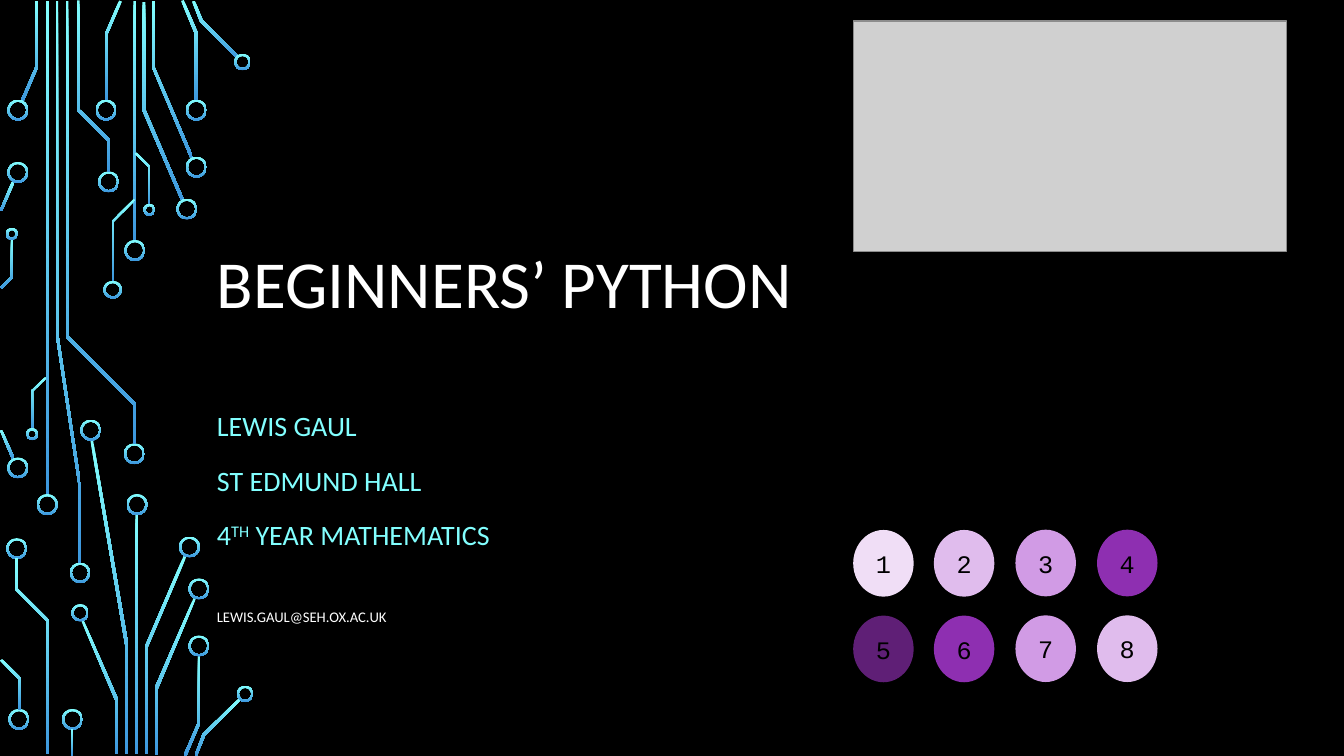
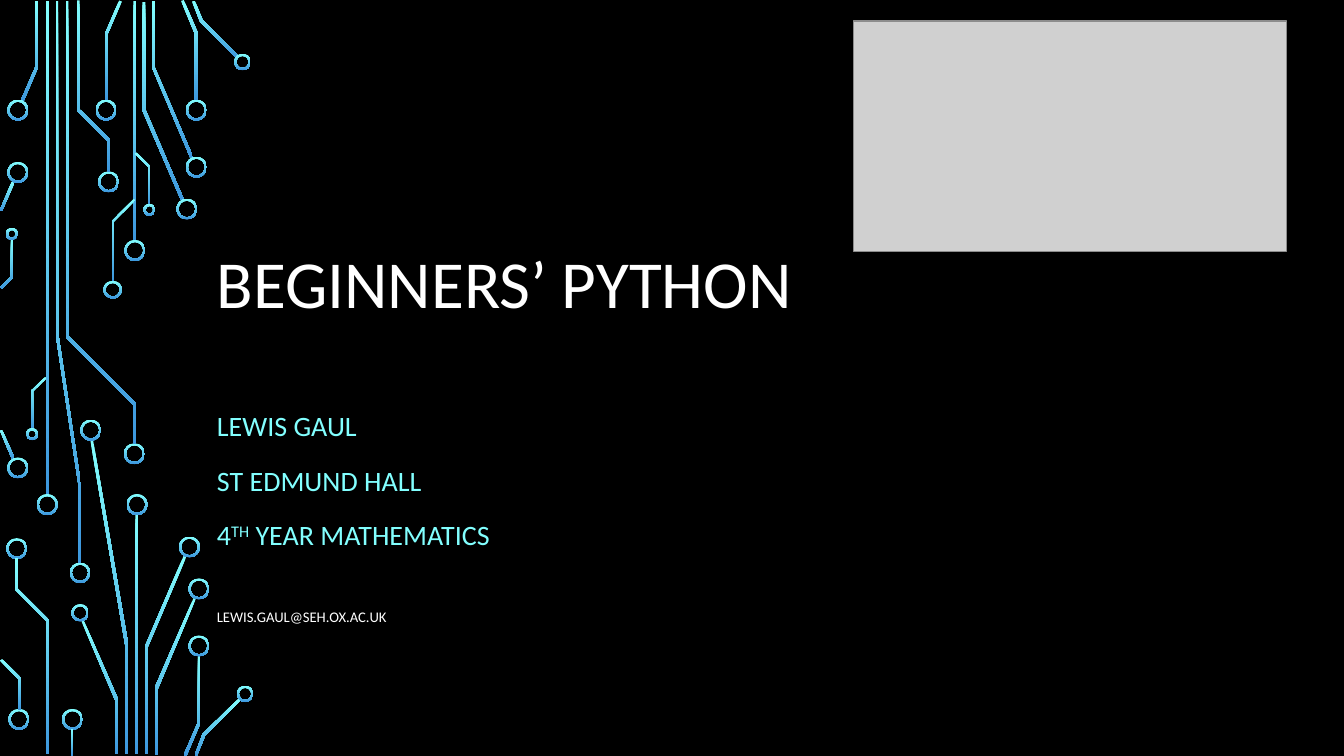
Before and after one commit to LewisGaul/python-tutorial, a slide deck: slide 1 of slides.pptx. Drawn at 1344x756 pixels with LibreOffice and Linux fonts; fonts in the diff are those of the drawing; grey boxes stand for pictures; background and template pictures are left out. Boxes give left, top, right and bottom in pixels: in the first picture for what was removed or moved away, otherwise in the second. Text is boxed around its words. In the diff, an @@ line names an element or a change of style, - is before the commit and + after.

Commit message:
Tweak presentation

```diff
--- a/slides.pptx
+++ b/slides.pptx
@@ ellipse removed at [853,530,913,597] @@
-1
@@ ellipse removed at [934,530,994,597] @@
-2
@@ ellipse removed at [1015,530,1076,597] @@
-3
@@ ellipse removed at [1097,530,1157,597] @@
-4
@@ ellipse removed at [853,616,913,683] @@
-5
@@ ellipse removed at [934,616,994,683] @@
-6
@@ ellipse removed at [1015,615,1076,682] @@
-7
@@ ellipse removed at [1097,615,1157,682] @@
-8
```
Also in this commit, not shown: 1 other slide changed.
